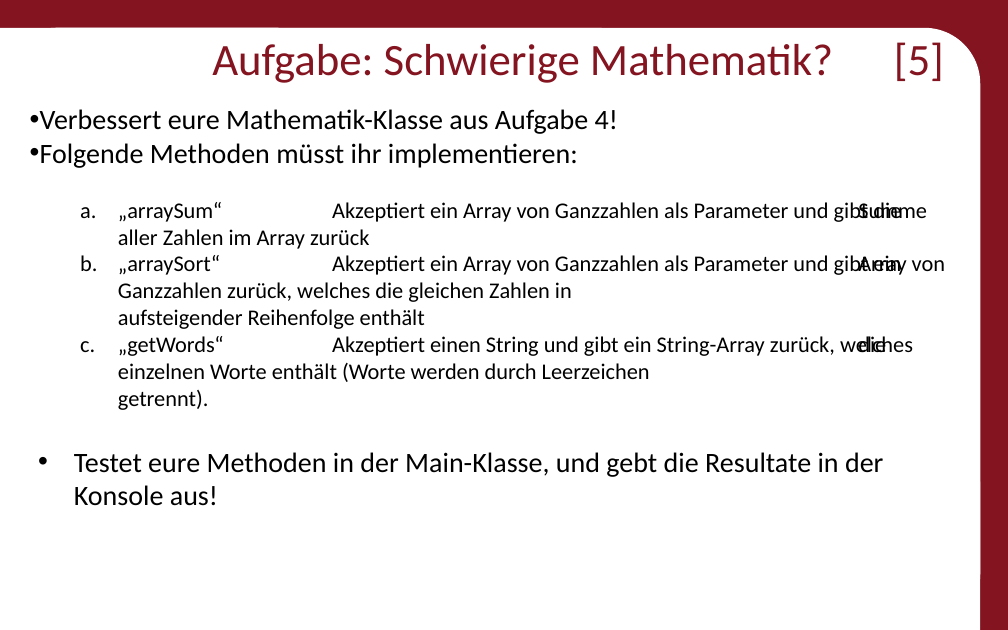
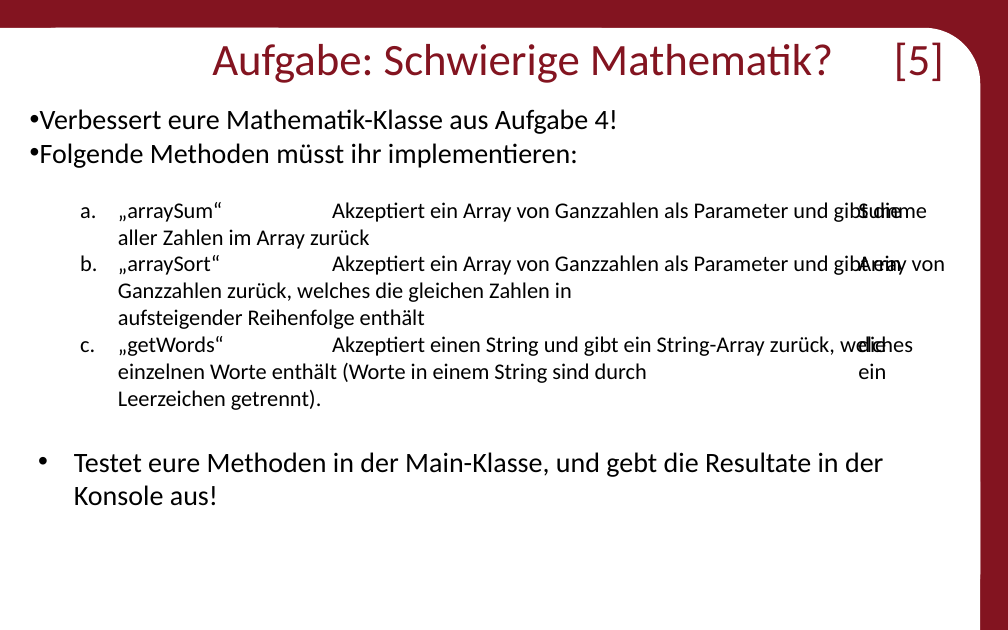
Before and after one commit to Roboscope/java-with-nao, a slide deck: slide 53 of Präsentationen/Anfänger - Java mit NAO.pptx (slide 52 before the commit). Drawn at 1008x630 pixels with LibreOffice and Linux fonts; fonts in the diff are those of the drawing; background and template pictures are left out. Boxes give left, top, right and bottom in pixels: in the first picture for what was removed or moved away, otherwise in the second. Text is boxed around its words. In the diff, an @@ line names an element or a change of style, - is before the commit and + after.

```diff
--- a/Präsentationen/Anfänger - Java mit NAO.pptx
+++ b/Präsentationen/Anfänger - Java mit NAO.pptx
@@ text at (118,336,913,410): text changed @@
-  c. „getWords“ Akzeptiert einen String und gibt ein String-Array zurück, welches die einzelnen Worte enthält (Worte werden durch Leerzeichen getrennt).
+  c. „getWords“ Akzeptiert einen String und gibt ein String-Array zurück, welches die einzelnen Worte enthält (Worte in einem String sind durch ein Leerzeichen getrennt).
```
Also in this commit, not shown: 10 other slides changed, 1 slide added, 26 other files.
